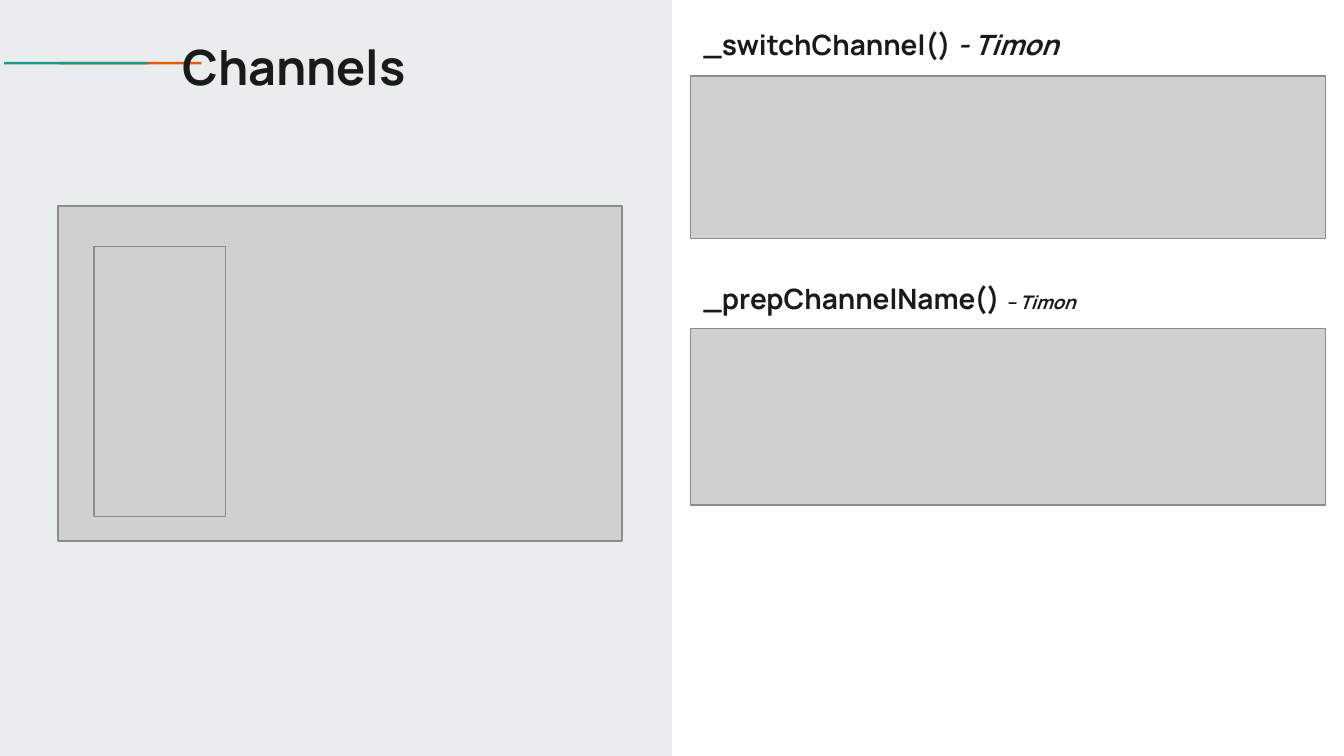
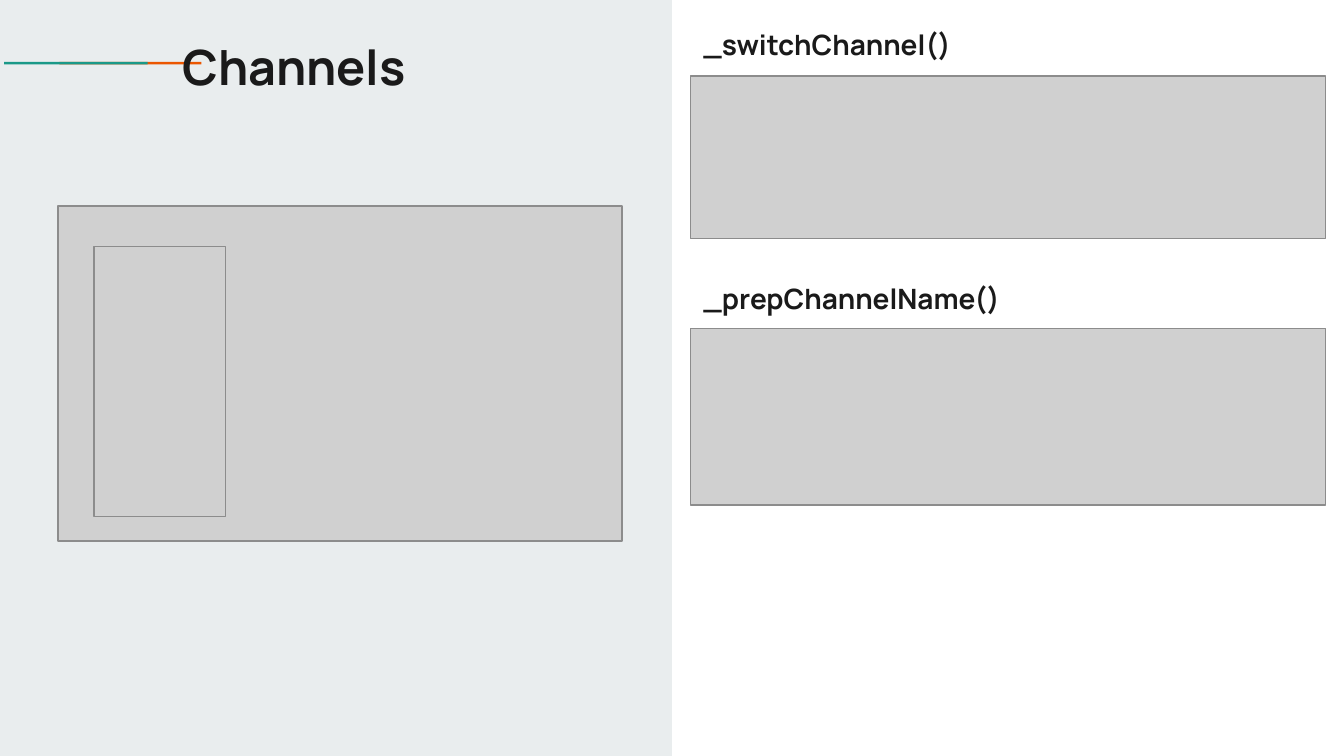
Before and after one commit to jantiegges/AWSys, a slide deck: slide 12 of HA 01/WhatsChat_1.pptx. Drawn at 1344x756 pixels with LibreOffice and Linux fonts; fonts in the diff are those of the drawing; grey boxes stand for pictures. Boxes give left, top, right and bottom in pixels: in the first picture for what was removed or moved away, otherwise in the second. Text is boxed around its words. In the diff, an @@ line names an element or a change of style, - is before the commit and + after.

```diff
--- a/HA 01/WhatsChat_1.pptx
+++ b/HA 01/WhatsChat_1.pptx
@@ title at [703,31,950,60]: text changed @@
-_switchChannel() - Timon
+_switchChannel()
@@ title at [703,285,999,316]: text changed @@
-_prepChannelName() – Timon
+_prepChannelName()
```
Also in this commit, not shown: 18 other slides changed, 1 slide added, 3 other files.
